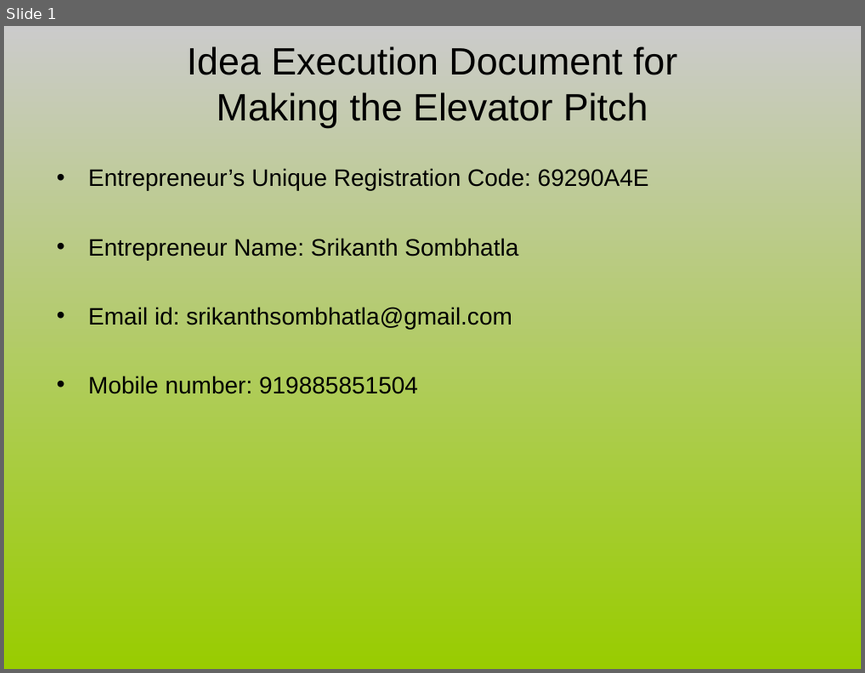
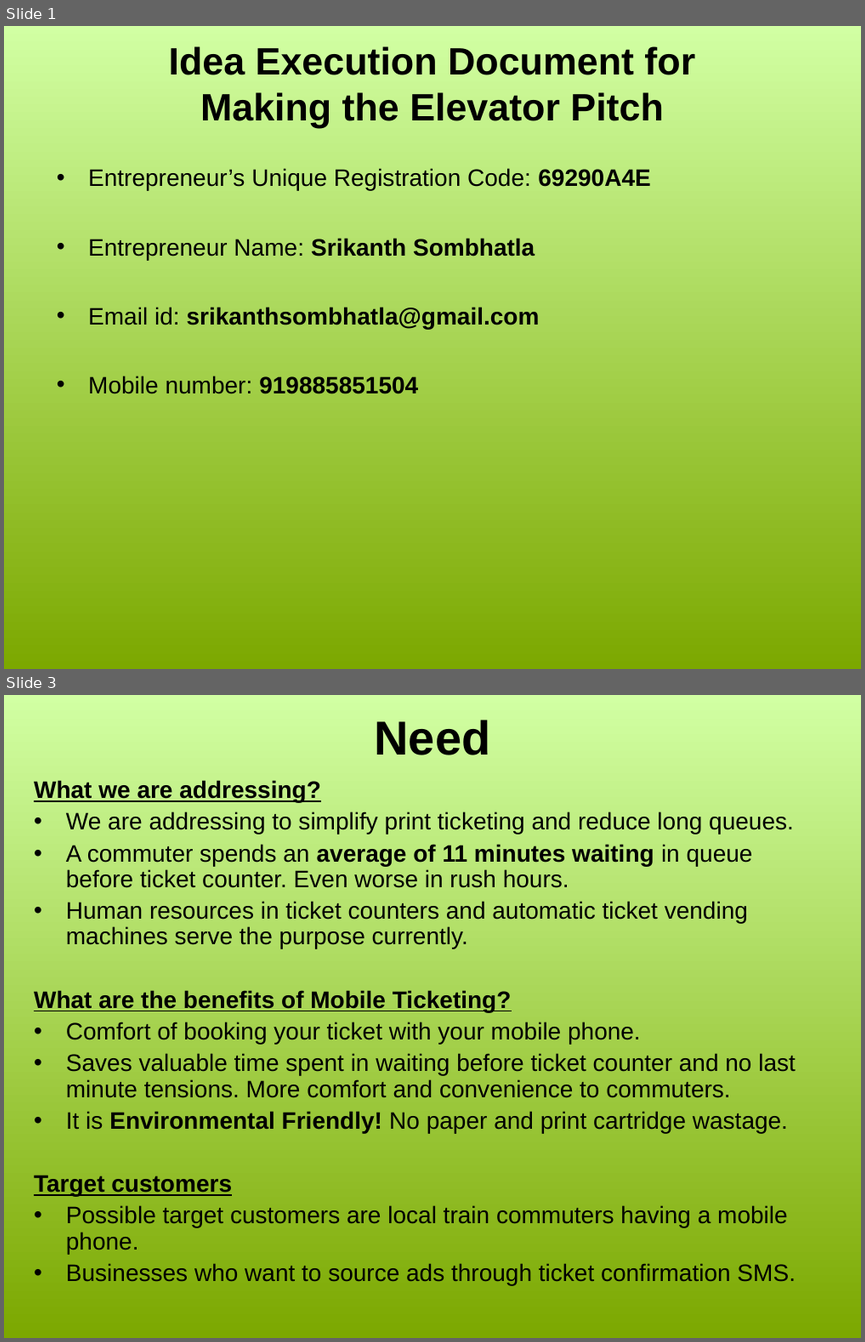
Before and after one commit to sriks/decii, a slide deck: mobileticketing/69290A4E.ppt. Shown one above the other, each under a label of ours: slide 1 before the commit, slides 1 and 3 after it; the slides between them are not shown. The pictures are 865x673 and 865x1342 pixels, drawn with LibreOffice and Linux fonts; fonts in the diff are those of the drawing. Boxes give left, top, right and bottom in pixels: in the first picture for what was removed or moved away, otherwise in the second. Text is boxed around its words. In the diff, an @@ line names an element or a change of style, - is before the commit and + after.

```diff
--- a/mobileticketing/69290A4E.ppt
+++ b/mobileticketing/69290A4E.ppt
@@ slide 3 added at (4, 695, 861, 1338), background gradient #D1FFA3 to #7CA800 @@
@@ title added at (375, 720, 491, 755), 40 pt, text #000000, bold @@
+Need
@@ text added at (34, 780, 795, 1285), 20 pt, text #000000 @@
+What we are addressing?
+• We are addressing to simplify print ticketing and reduce long queues.
+• A commuter spends an average of 11 minutes waiting in queue before ticket counter. Even worse in rush hours.
+• Human resources in ticket counters and automatic ticket vending machines serve the purpose currently.
+What are the benefits of Mobile Ticketing?
+• Comfort of booking your ticket with your mobile phone.
+• Saves valuable time spent in waiting before ticket counter and no last minute tensions. More comfort and convenience to commuters.
+• It is Environmental Friendly! No paper and print cartridge wastage.
+Target customers
+• Possible target customers are local train commuters having a mobile phone.
+• Businesses who want to source ads through ticket confirmation SMS.
@@ slide 1 changed as well @@
@@ background gradient #CBCBCB to #99CC00 to gradient #D1FFA3 to #7CA800 @@
@@ title "Idea Execution Document for Making ..." at (169, 46, 695, 128): bold on @@
@@ text "Entrepreneur’s Unique Registration Code: 69290A4E" at (88, 168, 650, 394): bold on in "69290A4E", "Srikanth Sombhatla", "srikanthsombhatla@gmail.com", "919885851504" @@
```
Also in this commit, not shown: 7 other slides added, 10 slides removed.
